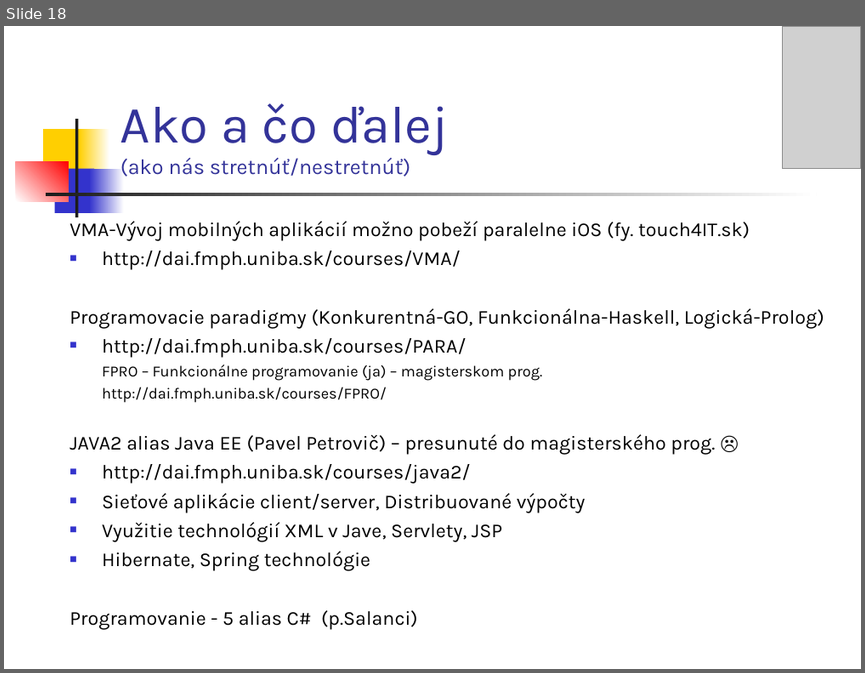
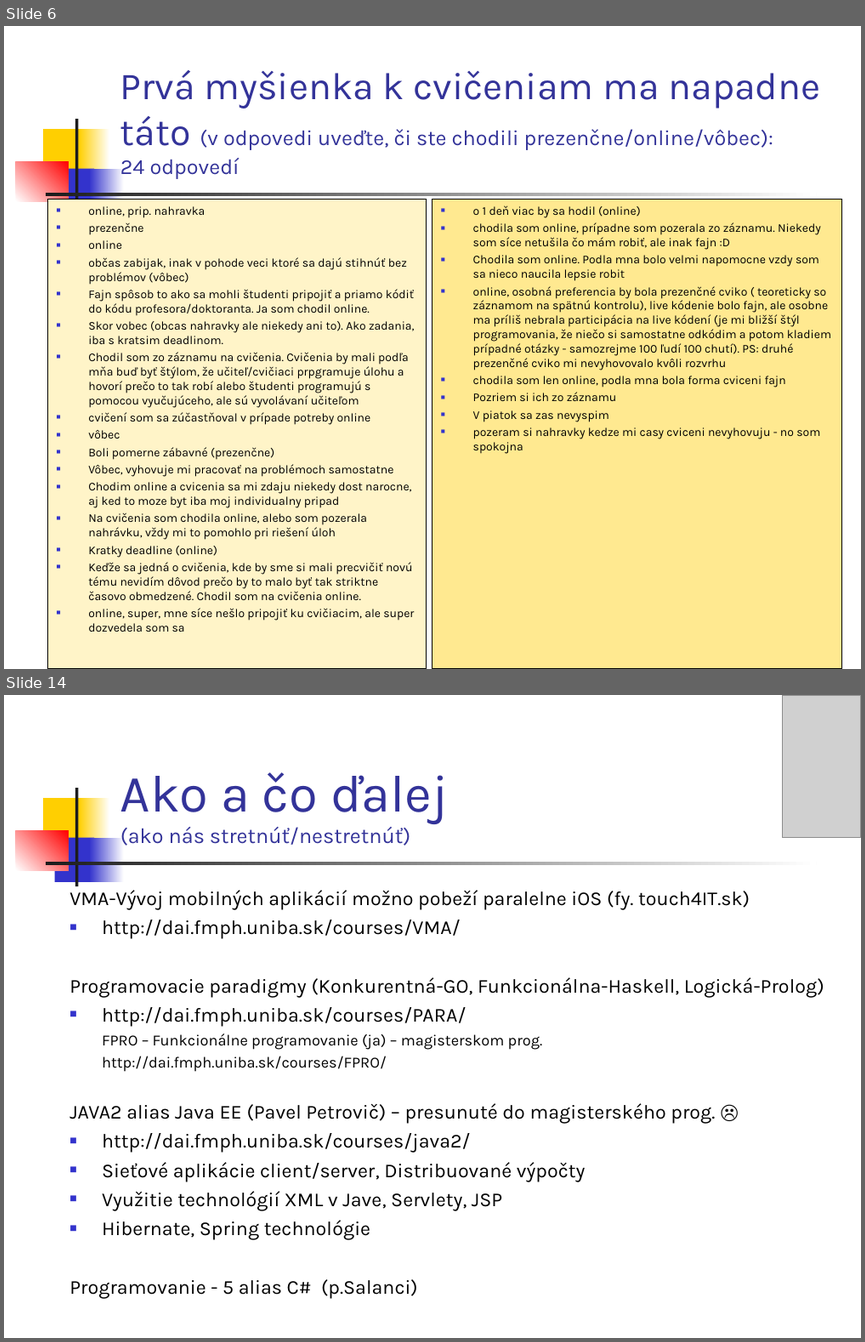
Before and after one commit to Programovanie4/Prednasky, a slide deck: 13/grandfinale.ppt. Shown one above the other, each under a label of ours: slide 18 before the commit, slides 6 and 14 after it; the slides between them are not shown. The pictures are 865x673 and 865x1342 pixels, drawn with LibreOffice and Linux fonts; fonts in the diff are those of the drawing; grey boxes stand for pictures. Boxes give left, top, right and bottom in pixels: in the first picture for what was removed or moved away, otherwise in the second. Text is boxed around its words. In the diff, an @@ line names an element or a change of style, - is before the commit and + after.

```diff
--- a/13/grandfinale.ppt
+++ b/13/grandfinale.ppt
@@ slide 6 added at bbox=[4, 26, 861, 669], background #FFFFFF; not listed: 7 template elements that a slide beside it also shows @@
@@ title added at bbox=[120, 70, 820, 179], 18 pt, text #333399 @@
+Prvá myšienka k cvičeniam ma napadne táto (v odpovedi uveďte, či ste chodili prezenčne/online/vôbec):
+24 odpovedí
@@ rectangle added at bbox=[47, 199, 426, 669], fill #FFF4C8, outline #000000 0.74 pt, 10 pt, text #000000 @@
+■ online, prip. nahravka
+■ prezenčne
+■ online
+■ občas zabijak, inak v pohode veci ktoré sa dajú stihnúť bez problémov (vôbec)
+■ Fajn spôsob to ako sa mohli študenti pripojiť a priamo kódiť do kódu profesora/doktoranta. Ja som chodil online.
+■ Skor vobec (obcas nahravky ale niekedy ani to). Ako zadania, iba s kratsim deadlinom.
+■ Chodil som zo záznamu na cvičenia. Cvičenia by mali podľa mňa buď byť štýlom, že učiteľ/cvičiaci prpgramuje úlohu a hovorí prečo to tak robí alebo študenti programujú s pomocou vyučujúceho, ale sú vyvolávaní učiteľom
+■ cvičení som sa zúčastňoval v prípade potreby online
+■ vôbec
+■ Boli pomerne zábavné (prezenčne)
+■ Vôbec, vyhovuje mi pracovať na problémoch samostatne
+■ Chodim online a cvicenia sa mi zdaju niekedy dost narocne, aj ked to moze byt iba moj individualny pripad
+■ Na cvičenia som chodila online, alebo som pozerala nahrávku, vždy mi to pomohlo pri riešení úloh
+■ Kratky deadline (online)
+■ Keďže sa jedná o cvičenia, kde by sme si mali precvičiť novú tému nevidím dôvod prečo by to malo byť tak striktne časovo obmedzené. Chodil som na cvičenia online.
+■ online, super, mne síce nešlo pripojiť ku cvičiacim, ale super dozvedela som sa
@@ rectangle added at bbox=[432, 199, 842, 669], fill #FFE990, outline #000000 0.74 pt, 10 pt, text #000000 @@
+■ o 1 deň viac by sa hodil (online)
+■ chodila som online, prípadne som pozerala zo záznamu. Niekedy som síce netušila čo mám robiť, ale inak fajn :D
+■ Chodila som online. Podla mna bolo velmi napomocne vzdy som sa nieco naucila lepsie robit
+■ online, osobná preferencia by bola prezenčné cviko ( teoreticky so záznamom na spätnú kontrolu), live kódenie bolo fajn, ale osobne ma príliš nebrala participácia na live kódení (je mi bližší štýl programovania, že niečo si samostatne odkódim a potom kladiem prípadné otázky - samozrejme 100 ľudí 100 chutí). PS: druhé prezenčné cviko mi nevyhovovalo kvôli rozvrhu
+■ chodila som len online, podla mna bola forma cviceni fajn
+■ Pozriem si ich zo záznamu
+■ V piatok sa zas nevyspim
+■ pozeram si nahravky kedze mi casy cviceni nevyhovuju - no som spokojna
@@ what was slide 18 is now slide 14 @@
```
Also in this commit, not shown: 4 slides changed, 10 other slides added, 16 slides removed, 5 other files.
